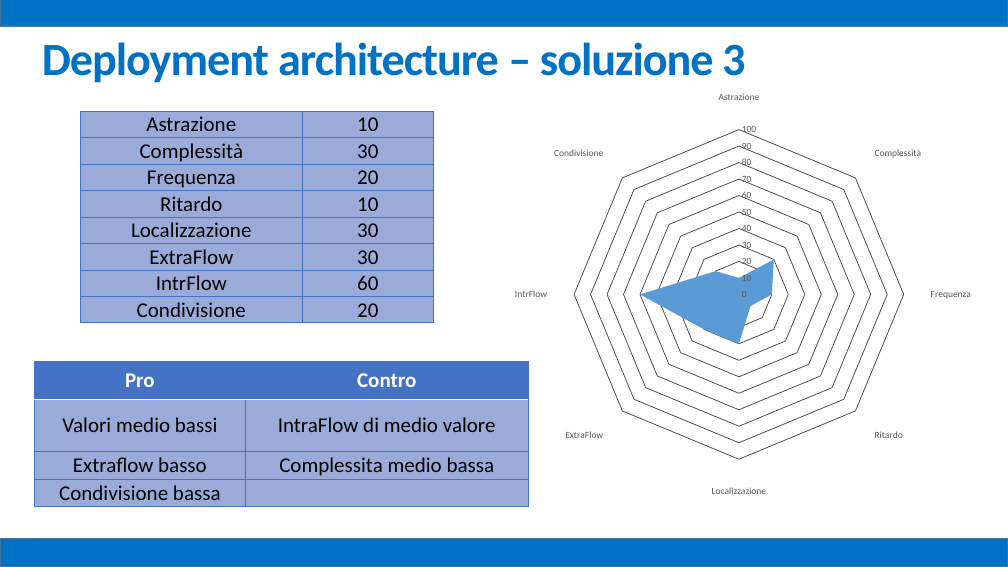
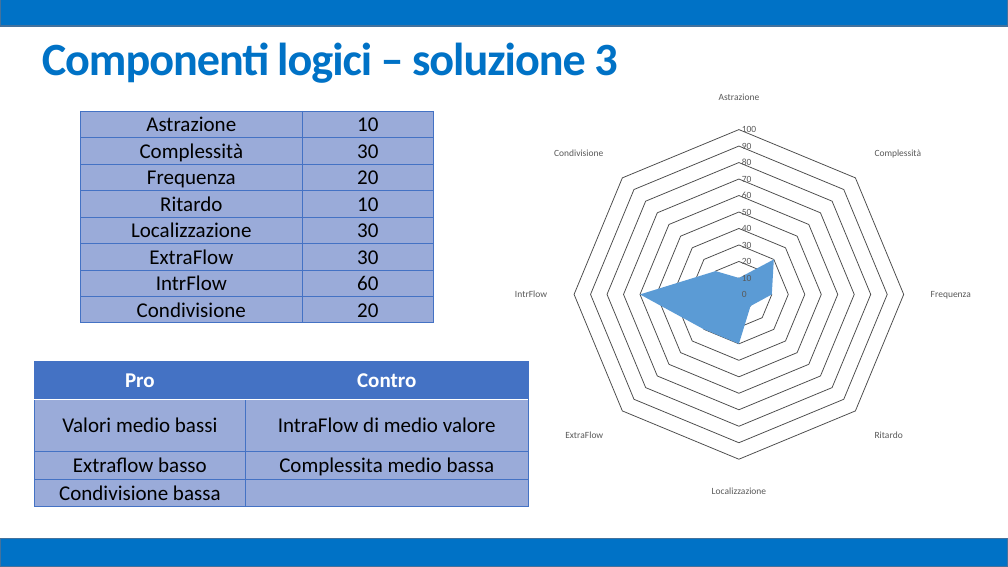
Before and after one commit to mz1991/ProgettoFebbraio2015, a slide deck: slide 38 of Febbraio 2015.pptx (slide 42 before the commit). Drawn at 1008x567 pixels with LibreOffice and Linux fonts; fonts in the diff are those of the drawing. Boxes give left, top, right and bottom in pixels: in the first picture for what was removed or moved away, otherwise in the second. Text is boxed around its words. In the diff, an @@ line names an element or a change of style, - is before the commit and + after.

```diff
--- a/Febbraio 2015.pptx
+++ b/Febbraio 2015.pptx
@@ text at bbox=[42, 42, 617, 83]: text changed @@
-Deployment architecture – soluzione 3
+Componenti logici – soluzione 3
```
Also in this commit, not shown: 18 other slides changed, 7 slides added, 18 other files.
